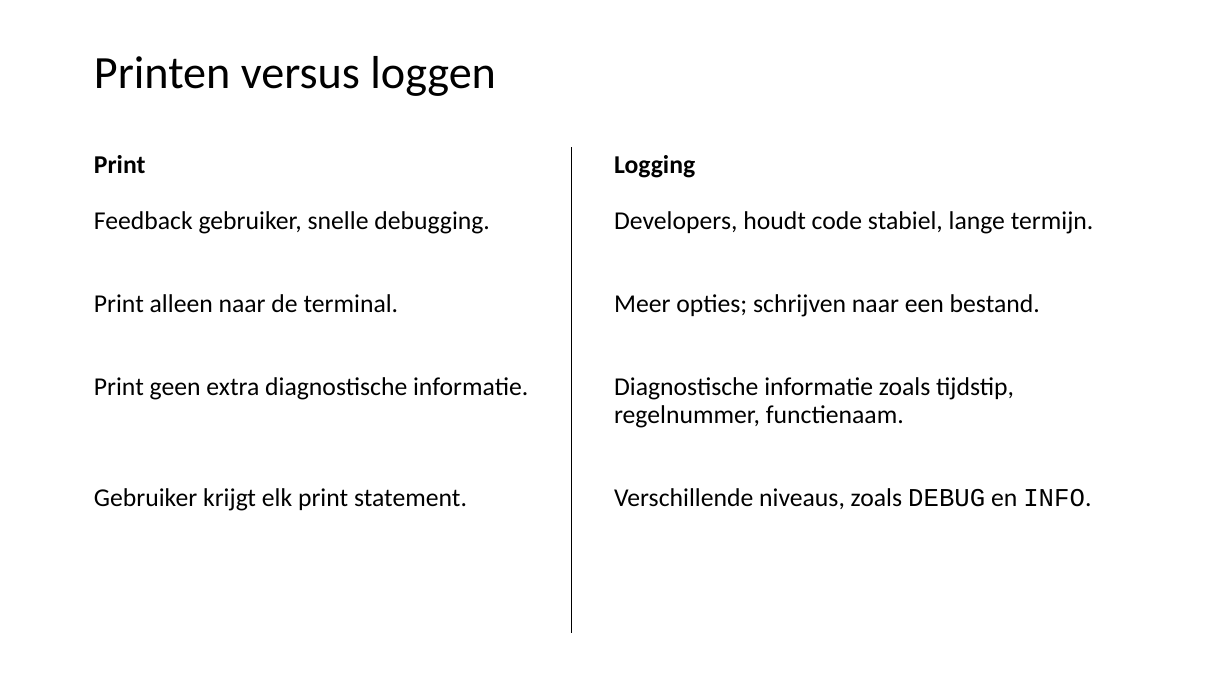
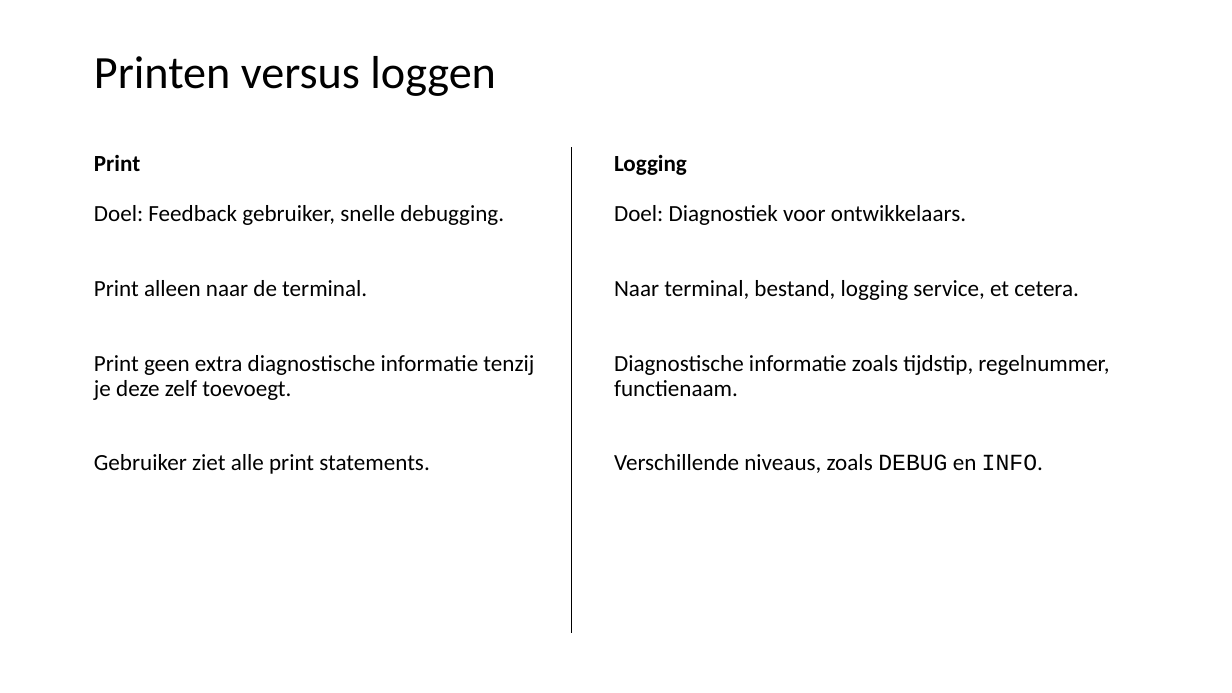
Before and after one commit to LFKoning/knowledge-sharing, a slide deck: slide 37 of python_course_4p/3_production_code/3_production_code.pptx. Drawn at 1232x693 pixels with LibreOffice and Linux fonts; fonts in the diff are those of the drawing. Boxes give left, top, right and bottom in pixels: in the first picture for what was removed or moved away, otherwise in the second. Text is boxed around its words. In the diff, an @@ line names an element or a change of style, - is before the commit and + after.

```diff
--- a/python_course_4p/3_production_code/3_production_code.pptx
+++ b/python_course_4p/3_production_code/3_production_code.pptx
@@ text at (94, 155, 367, 296): size 20 to 18 pt in "Print", "Print alleen naar de terminal." @@
@@ text at (614, 155, 1109, 473): size 20 to 18 pt in "Logging", "Diagnostische informatie zoals tijdstip, regelnummer, functi ...", "Verschillende niveaus, zoals DEBUG en INFO." @@
@@ text at (94, 205, 504, 225): text changed; size 20 to 18 pt @@
-Feedback gebruiker, snelle debugging.
+Doel: Feedback gebruiker, snelle debugging.
@@ text at (614, 205, 1079, 300): text changed; size 20 to 18 pt @@
-Developers, houdt code stabiel, lange termijn.
-Meer opties; schrijven naar een bestand.
+Doel: Diagnostiek voor ontwikkelaars.
+Naar terminal, bestand, logging service, et cetera.
@@ text at (94, 355, 534, 474): text changed; size 20 to 18 pt @@
-Print geen extra diagnostische informatie.
-Gebruiker krijgt elk print statement.
+Print geen extra diagnostische informatie tenzij je deze zelf toevoegt.
+Gebruiker ziet alle print statements.
```
Also in this commit, not shown: 35 other slides changed, 3 slides added, 3 slides removed, 26 other files.
